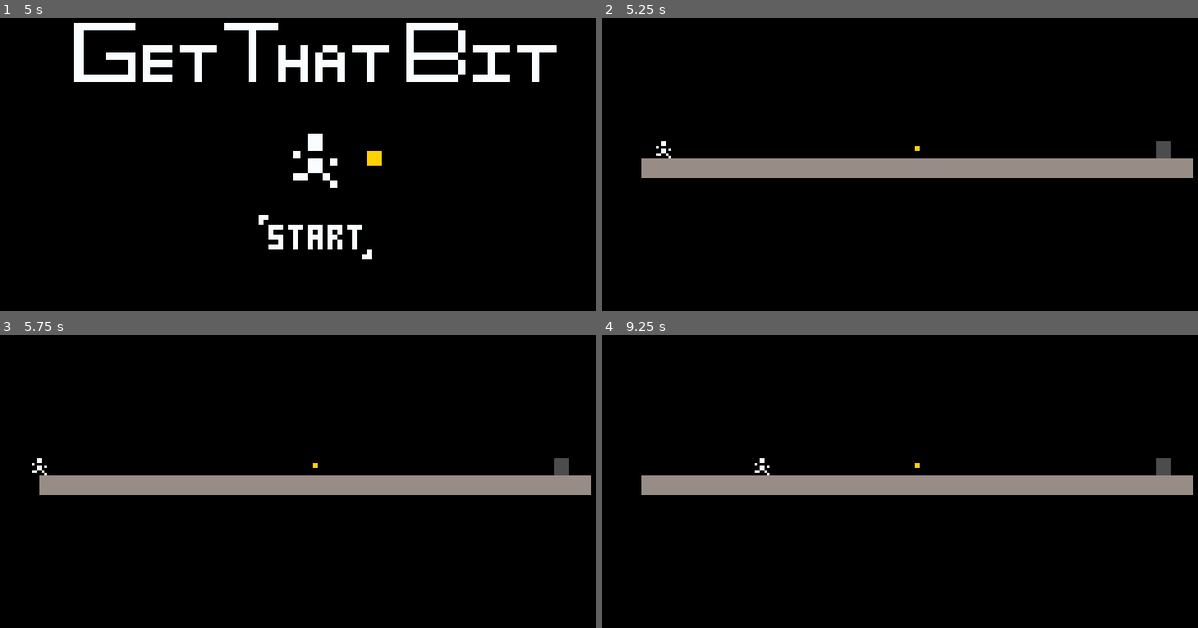
Above: before the commit, frames 1-4 (two rows, left to right).
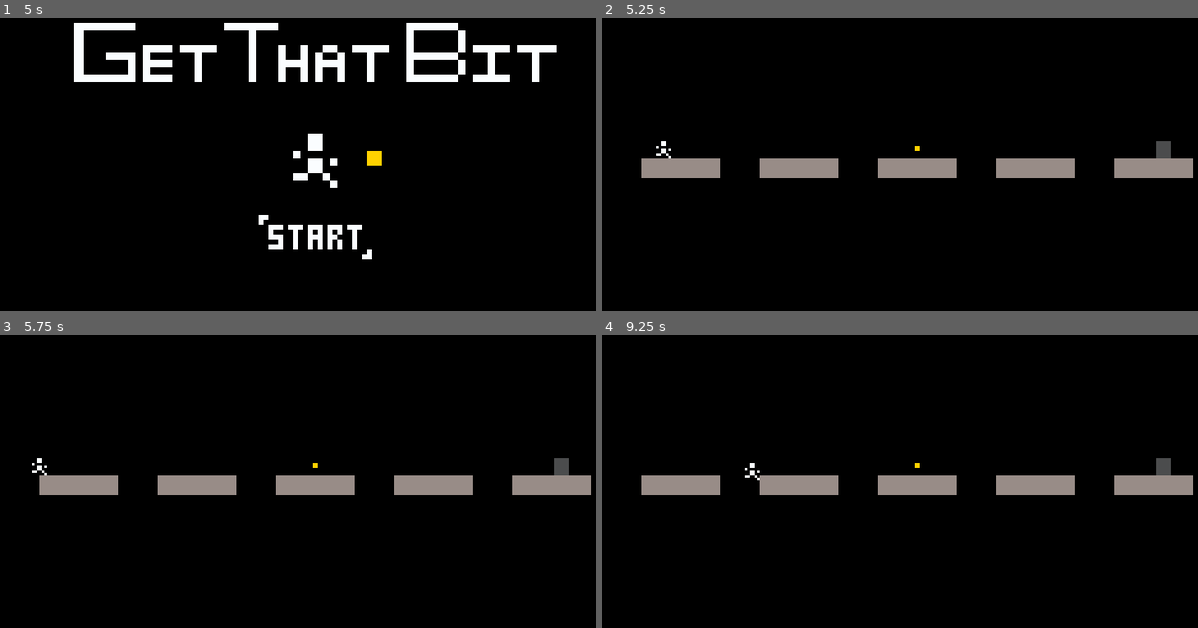
Above: after the commit, the same moments.

Repository: sugarvoid/cave-and-jumps
Game: Godot game, scene res://menu/title_screen.tscn
Same seed, same stepped clock (60 frames per second), same inputs: the game is played once before the commit and once after it.
Inputs (mouse positions are in pixels of both pictures, inside the frame that each line leads up to):
- Up to frame 1 (5 s): click (315, 237) at 0.5 s; tap Enter (ui_accept) at 1.25, 1.35, 2, 2.1, 2.75, 2.85, 3.6, 4.25, 4.35 s; hold D (right) 1.28-2.78 s; tap Space (jump) at 1.52, 2.27, 3.77, 4.52 s; hold A (left) 2.78-3.53 s; hold D (right) from 3.53 s (still down); tap Escape (ui_cancel) at 4.9 s
- Up to frame 2 (5.25 s): release D (right) at 5.03 s; hold A (left) from 5.03 s (still down); tap Enter (ui_accept) at 5.1 s
- Up to frame 3 (5.75 s): keep holding A (left); tap Space (jump) at 5.27 s
- Up to frame 4 (9.25 s): tap Enter (ui_accept) at 5.75, 5.85, 6.6, 7.35, 8, 8.1, 8.85 s; release A (left) at 5.78 s; hold D (right) 5.78-6.53 s; hold A (left) 6.53-8.03 s; tap Space (jump) at 6.77, 7.52, 8.27 s; hold D (right) from 8.03 s (still down)

Frame 1 is identical in both runs. In frame 2, 1.8% of the frame differs, in the area x 19-86%, y 47-55%; in frame 3, 1.8%; in frame 4, 1.9%, in the area x 19-86%, y 42-55%.

Commit message:
Update level changing for end screen

Diff:
--- a/src/autoload/game.gd
+++ b/src/autoload/game.gd
@@ -1,17 +1,21 @@
 extends Node
 
-const level_adderess_begining = "res://level/level_"
-const level_adderess_end = ".tscn"
+const title_screen = "res://menu/title_screen.tscn"
+const end_screen = "res://menu/end_screen.tscn"
+
 const first_level_adderess = "res://level/level_1000.tscn"
+const adderess_begining = "res://level/level_"
+const adderess_end = ".tscn"
 
-var level_number := 1000
+var current_level_number := 1000
+var current_level_address := first_level_adderess
 
 
 func _process(delta):
 	# Quit
 	if Input.is_action_just_pressed("ui_cancel"):
 		if get_tree().current_scene.name != "TitleScreen":
-			get_tree().change_scene_to_file("res://menu/title_screen.tscn")
+			go_to_title_screen()
 		else:
 			get_tree().quit()
 	# Fullscreen
@@ -24,14 +28,25 @@
 			DisplayServer.window_set_position(Vector2i(320, 180))
 
 
+func start_game():
+	get_tree().change_scene_to_file(title_screen)
+
+
 func go_to_next_level():
 	# build level address
-	var next_level_number = level_number + 1
-	var next_level_adderess = level_adderess_begining + str(next_level_number) + level_adderess_end
-	# check if level exists and change to it else go back to level 0
+	var next_level_number = current_level_number + 1
+	var next_level_adderess = adderess_begining + str(next_level_number) + adderess_end
+
+	# check if scene exists and change scene or go to end screen
 	if ResourceLoader.exists(next_level_adderess):
-		level_number = int(next_level_number)
-		get_tree().call_deferred("change_scene_to_file", next_level_adderess)
+		current_level_number = int(next_level_number)
+		current_level_address = next_level_adderess
+		get_tree().call_deferred("change_scene_to_file", current_level_address)
 	else:
-		level_number = 1000
-		get_tree().call_deferred("change_scene_to_file", first_level_adderess)
+		current_level_number = 1000
+		current_level_address =  first_level_adderess
+		get_tree().call_deferred("change_scene_to_file", end_screen)
+
+
+func go_to_title_screen():
+	get_tree().call_deferred("change_scene_to_file", title_screen)
--- a/src/menu/title_screen.gd
+++ b/src/menu/title_screen.gd
@@ -11,4 +11,4 @@
 
 
 func _on_texture_button_pressed():
-	get_tree().change_scene_to_file("res://level/level_1000.tscn")
+	get_tree().change_scene_to_file(Game.current_level_address)
